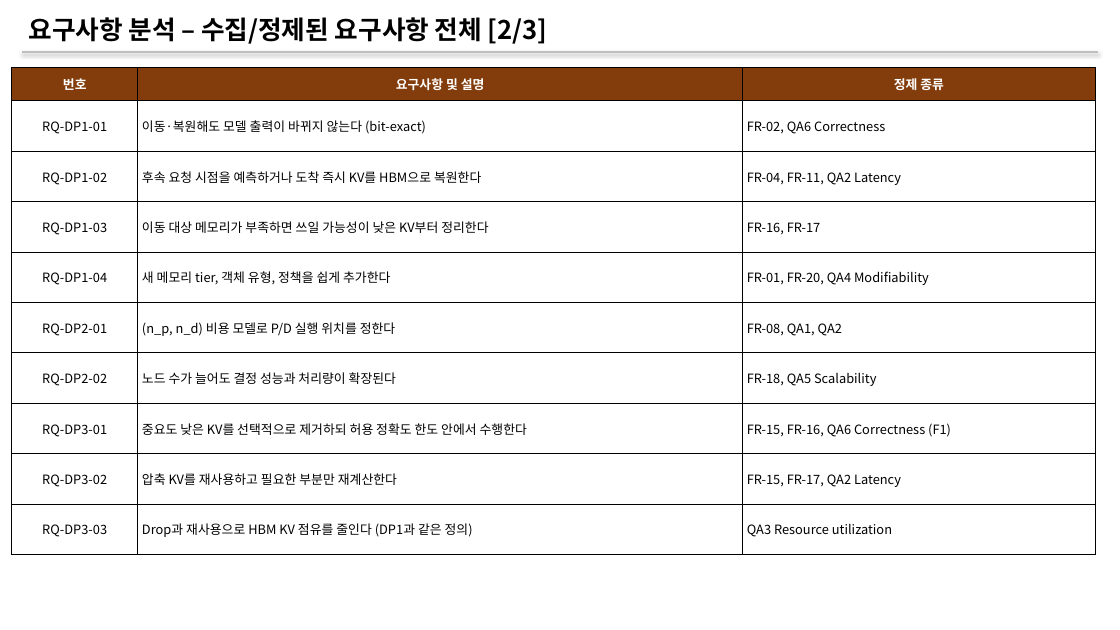
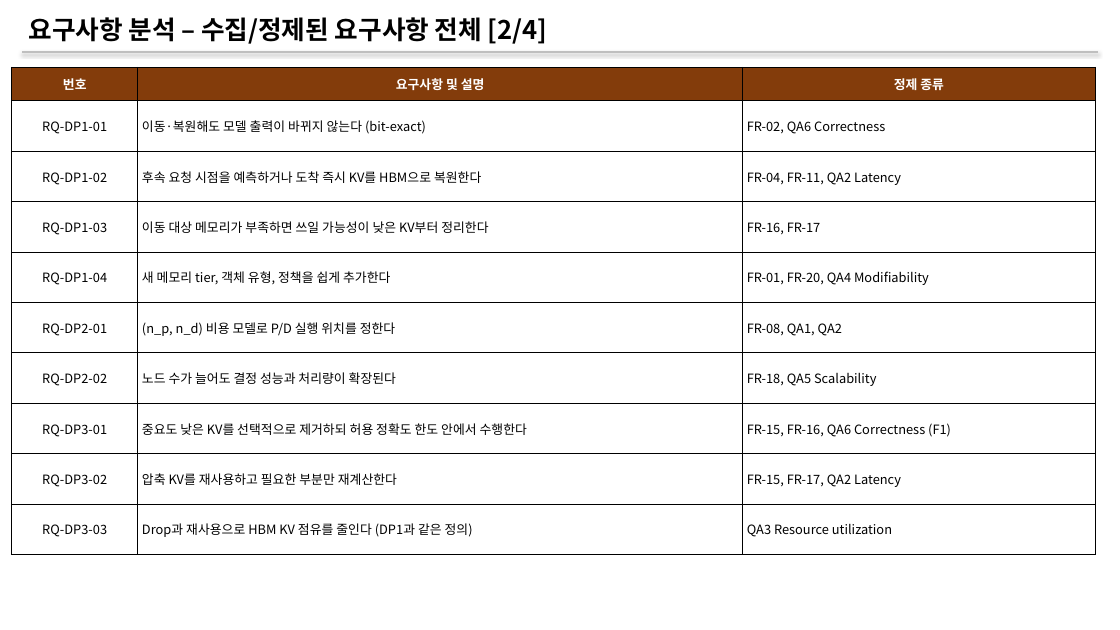
Before and after one commit to mkim0628/vllm, a slide deck: slide 10 of doc-mk/Requirements/requirements-overview.pptx (slide 9 before the commit). Drawn at 1120x630 pixels with LibreOffice and Linux fonts; fonts in the diff are those of the drawing. Boxes give left, top, right and bottom in pixels: in the first picture for what was removed or moved away, otherwise in the second. Text is boxed around its words. In the diff, an @@ line names an element or a change of style, - is before the commit and + after.

```diff
--- a/doc-mk/Requirements/requirements-overview.pptx
+++ b/doc-mk/Requirements/requirements-overview.pptx
@@ text at [29,17,548,44]: text changed @@
-요구사항 분석 – 수집/정제된 요구사항 전체 [2/3]
+요구사항 분석 – 수집/정제된 요구사항 전체 [2/4]
```
Also in this commit, not shown: 9 other slides changed, 4 slides added, 1 other file.
